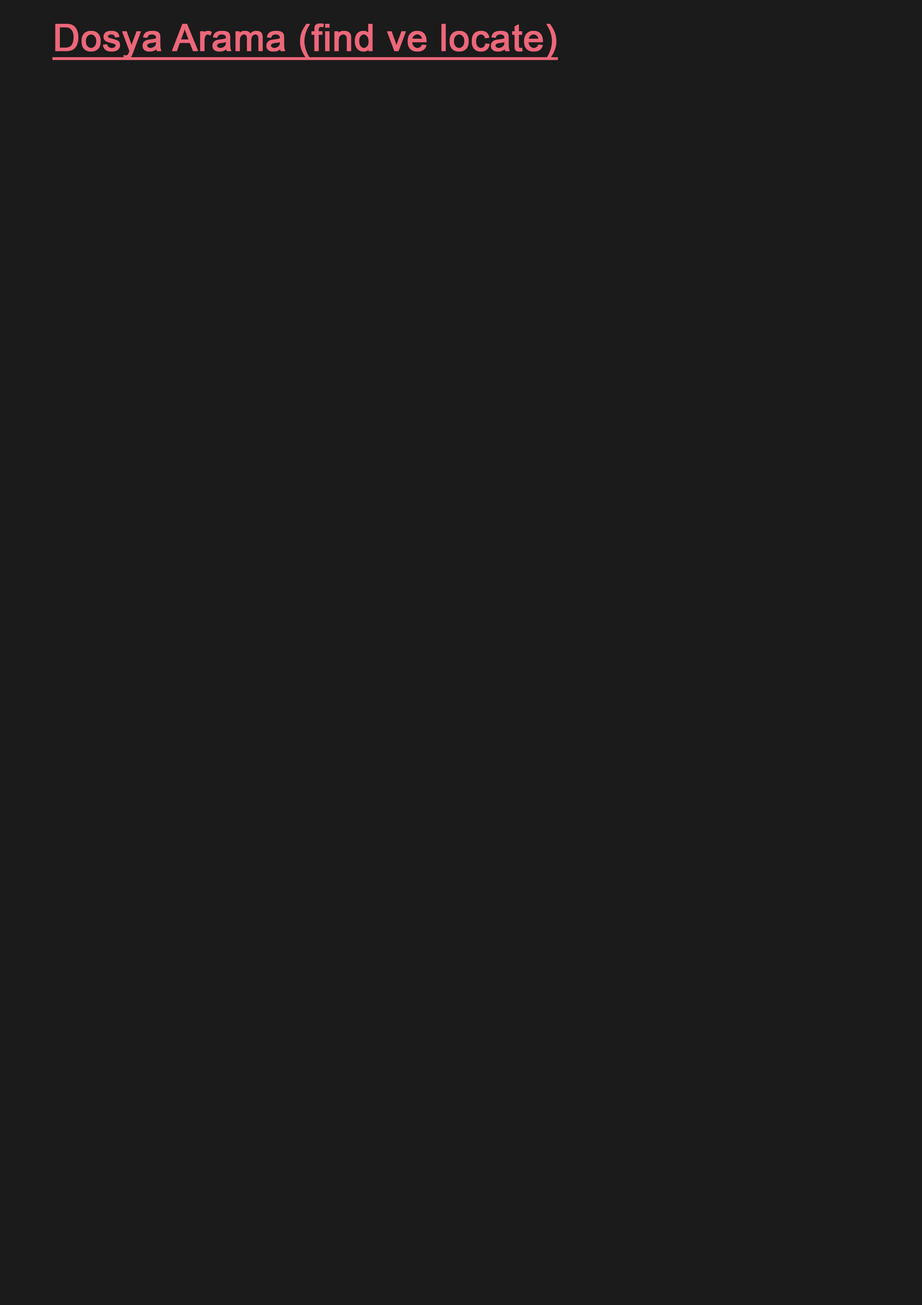
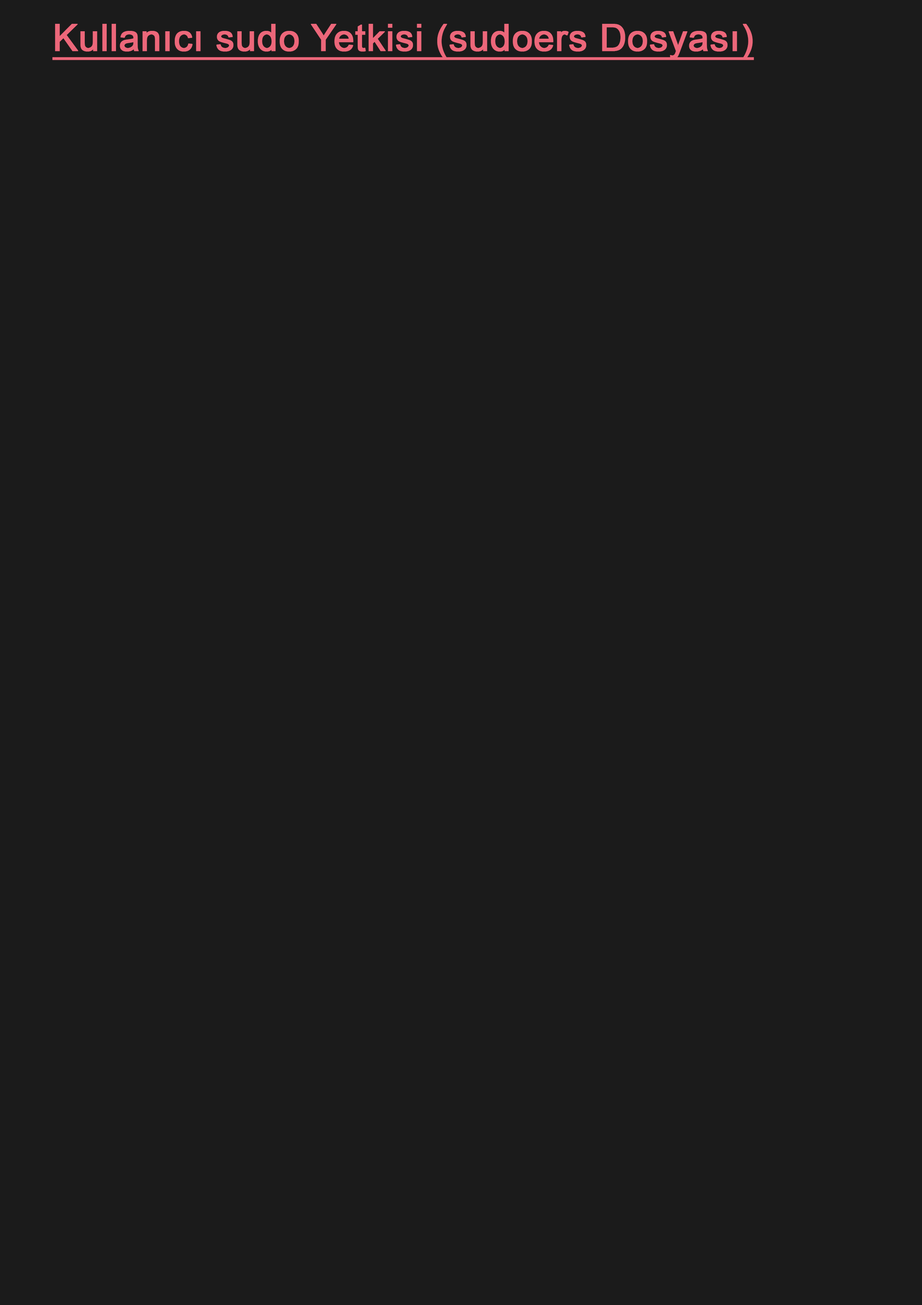
Comparing the layer stacks of the two 922 x 1305 images. Changes:
renamed "Dosya Arama (find ve locate)" to "Kullanıcı sudo Yetkisi (sudoers Dosyası)", painted on it over (55, 23, 755, 61)
